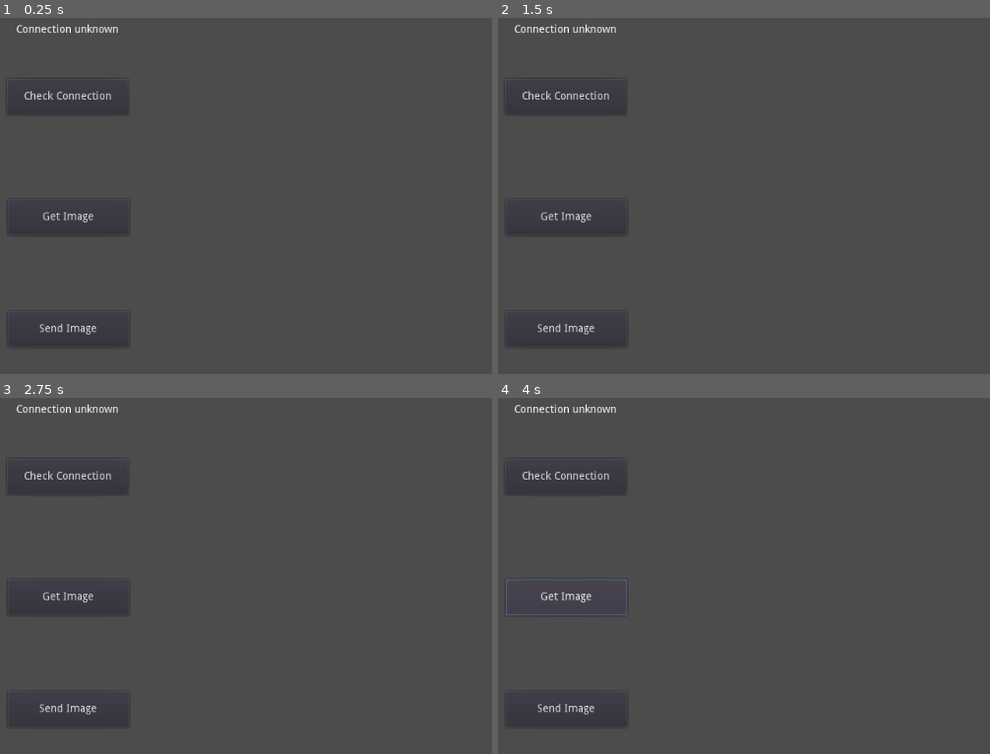
Above: before the commit, frames 1-4 (two rows, left to right).
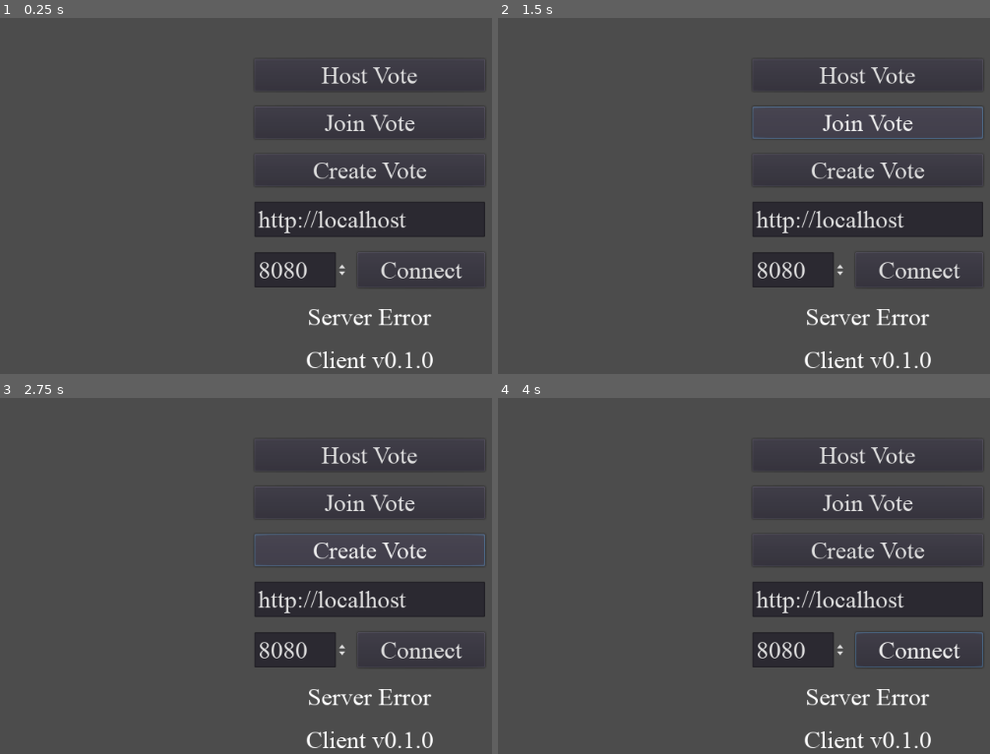
Above: after the commit, the same moments.

Repository: muckas/live-voter-client
Game: Godot game, scene res://scenes/Menu.tscn
Same seed, same stepped clock (60 frames per second), same inputs: the game is played once before the commit and once after it. Before the commit the project starts from res://Scenes/Menu.tscn. The engine's default icon, where the game draws it, is replaced by a stand-in: a white triangle on a blue panel in a dark square.
Inputs (mouse positions are in pixels of both pictures, inside the frame that each line leads up to):
- Up to frame 1 (0.25 s): no input
- Up to frame 2 (1.5 s): click (867, 74) at 0.5 s, where only the run after the commit has a clickable "Host Vote"; click (867, 121) at 1.25 s, where only the run after the commit has a clickable "Join Vote"
- Up to frame 3 (2.75 s): click (369, 551) at 2 s, where only the run after the commit has a clickable "Create Vote"
- Up to frame 4 (4 s): click (921, 650) at 2.75 s, where only the run after the commit has a clickable "Connect"; click (566, 597) at 3.5 s, where only the run before the commit has a clickable "Get Image"

The runs differ from the first frame. In frame 1, 9.2% of the frame differs, in the area x 2-99%, y 1-99%; in frame 2, 9.4%; in frame 3, 9.4%; in frame 4, 9.5%, in the area x 1-99%, y 1-99%.

Commit message:
Main menu

Diff:
--- /dev/null
+++ b/global/autoload/Global.gd
@@ -0,0 +1,7 @@
+extends Node
+
+const VERSION = "0.1.0"
+
+var server_url:String = "http://localhost"
+var server_port:int = 8080
+var server_ok:bool = false
--- a/project.godot
+++ b/project.godot
@@ -11,8 +11,12 @@
 [application]
 
 config/name="live-voter-client"
-run/main_scene="res://Scenes/Menu.tscn"
+run/main_scene="res://scenes/Menu.tscn"
 config/icon="res://icon.png"
+
+[autoload]
+
+Global="*res://global/autoload/Global.gd"
 
 [gui]
 
--- /dev/null
+++ b/scenes/Menu.gd
@@ -0,0 +1,41 @@
+extends Control
+
+export(String) var _server_url = "http://localhost"
+export(int) var _server_port = 8080
+
+onready var hflow:HFlowContainer = $HFlowContainer
+onready var version_label:Label = $HFlowContainer/VersionLabel
+onready var server_label:Label = $HFlowContainer/ServerLabel
+onready var server_addres_edit:LineEdit = $HFlowContainer/ServerAddress
+onready var server_port_edit:SpinBox = $HFlowContainer/PortContainer/ServerPort
+
+func _ready() -> void:
+	get_tree().root.connect("size_changed", self, "_on_viewport_size_changed")
+	version_label.text = "Client v" + Global.VERSION
+	server_addres_edit.text = _server_url
+	server_port_edit.value = _server_port
+	_on_server_connect()
+
+func _on_viewport_size_changed() -> void:
+	hflow.rect_position = (get_viewport_rect().size / 2) - (hflow.rect_size / 2)
+
+func _on_server_connect() -> void:
+	var endpoint:String = "/check"
+	Global.server_url = server_addres_edit.text
+	Global.server_port = server_port_edit.value
+	var request_url = Global.server_url + ":" + String(Global.server_port) + endpoint
+	var http:HTTPRequest = HTTPRequest.new()
+	self.add_child(http)
+	http.connect("request_completed", self, "_on_server_connect_complete")
+	http.request(request_url)
+
+func _on_server_connect_complete(_result:int, _response_code:int, _headers:PoolStringArray, body:PoolByteArray) -> void:
+	var json:JSONParseResult = JSON.parse(body.get_string_from_utf8())
+	if json.result:
+		var response:Dictionary = json.result
+		if response["error"] == "OK":
+			server_label.text = "Server OK v" + response["message"]
+			Global.server_ok = true
+	else:
+		server_label.text = "Server Error"
+		Global.server_ok = false
--- /dev/null
+++ b/scenes/Menu.tscn
@@ -0,0 +1,99 @@
+[gd_scene load_steps=3 format=2]
+
+[ext_resource path="res://scenes/Menu.gd" type="Script" id=1]
+[ext_resource path="res://ui/themes/main_theme.tres" type="Theme" id=2]
+
+[node name="Menu" type="Control"]
+anchor_right = 1.0
+anchor_bottom = 1.0
+margin_left = 1.0
+margin_top = 2.0
+margin_right = 1.0
+margin_bottom = 2.0
+theme = ExtResource( 2 )
+script = ExtResource( 1 )
+__meta__ = {
+"_edit_horizontal_guides_": [  ],
+"_edit_lock_": true,
+"_edit_vertical_guides_": [  ]
+}
+
+[node name="ViewportTimer" type="Timer" parent="."]
+wait_time = 0.05
+one_shot = true
+autostart = true
+
+[node name="HFlowContainer" type="HFlowContainer" parent="."]
+margin_right = 300.0
+margin_bottom = 232.0
+custom_constants/hseparation = 300
+
+[node name="BtHostVote" type="Button" parent="HFlowContainer"]
+margin_right = 300.0
+margin_bottom = 42.0
+size_flags_horizontal = 3
+size_flags_vertical = 3
+text = "Host Vote"
+
+[node name="BtJoinVote" type="Button" parent="HFlowContainer"]
+margin_top = 62.0
+margin_right = 300.0
+margin_bottom = 104.0
+size_flags_horizontal = 3
+size_flags_vertical = 3
+text = "Join Vote"
+
+[node name="BtCreateVote" type="Button" parent="HFlowContainer"]
+margin_top = 124.0
+margin_right = 300.0
+margin_bottom = 166.0
+size_flags_horizontal = 3
+size_flags_vertical = 3
+text = "Create Vote"
+
+[node name="ServerAddress" type="LineEdit" parent="HFlowContainer"]
+margin_top = 186.0
+margin_right = 300.0
+margin_bottom = 232.0
+size_flags_horizontal = 3
+text = "server_url"
+
+[node name="PortContainer" type="HSplitContainer" parent="HFlowContainer"]
+margin_top = 252.0
+margin_right = 300.0
+margin_bottom = 298.0
+size_flags_horizontal = 3
+size_flags_vertical = 3
+
+[node name="ServerPort" type="SpinBox" parent="HFlowContainer/PortContainer"]
+margin_right = 122.0
+margin_bottom = 46.0
+min_value = 1.0
+max_value = 65565.0
+value = 80.0
+rounded = true
+
+[node name="BtConnect" type="Button" parent="HFlowContainer/PortContainer"]
+margin_left = 134.0
+margin_right = 300.0
+margin_bottom = 46.0
+text = "Connect"
+
+[node name="ServerLabel" type="Label" parent="HFlowContainer"]
+margin_top = 318.0
+margin_right = 300.0
+margin_bottom = 354.0
+size_flags_horizontal = 3
+text = "Server Status"
+align = 1
+
+[node name="VersionLabel" type="Label" parent="HFlowContainer"]
+margin_top = 374.0
+margin_right = 300.0
+margin_bottom = 410.0
+size_flags_horizontal = 3
+text = "Client Version"
+align = 1
+
+[connection signal="timeout" from="ViewportTimer" to="." method="_on_viewport_size_changed"]
+[connection signal="pressed" from="HFlowContainer/PortContainer/BtConnect" to="." method="_on_server_connect"]
--- a/Scenes/Menu.tscn
+++ b/scenes/Test.tscn
@@ -1,6 +1,6 @@
 [gd_scene load_steps=2 format=2]
 
-[ext_resource path="res://Scenes/Menu.gd" type="Script" id=1]
+[ext_resource path="res://scenes/Test.gd" type="Script" id=1]
 
 [node name="Control" type="Control"]
 anchor_right = 1.0
--- /dev/null
+++ b/ui/themes/main_theme.tres
@@ -0,0 +1,12 @@
+[gd_resource type="Theme" load_steps=3 format=2]
+
+[ext_resource path="res://ui/fonts/times.ttf" type="DynamicFontData" id=1]
+
+[sub_resource type="DynamicFont" id=1]
+size = 32
+font_data = ExtResource( 1 )
+
+[resource]
+default_font = SubResource( 1 )
+Button/fonts/font = SubResource( 1 )
+HFlowContainer/constants/vseparation = 20
Renamed: Scenes/Menu.gd -> scenes/Test.gd
Binary file added: ui/fonts/times.ttf
